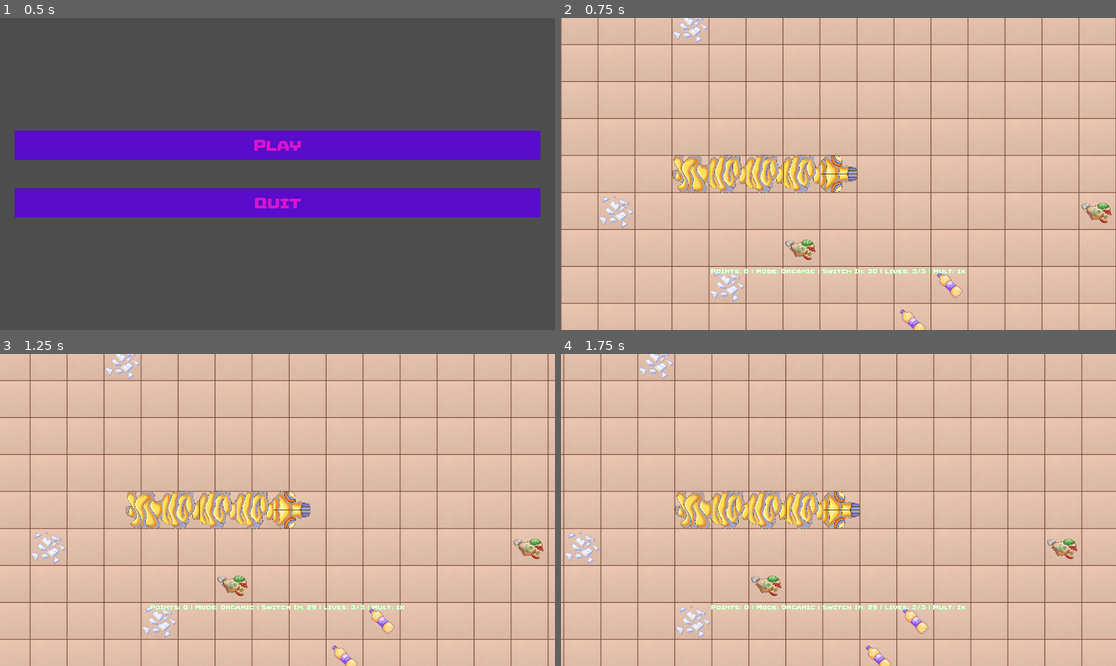
Above: before the commit, frames 1-4 (two rows, left to right).
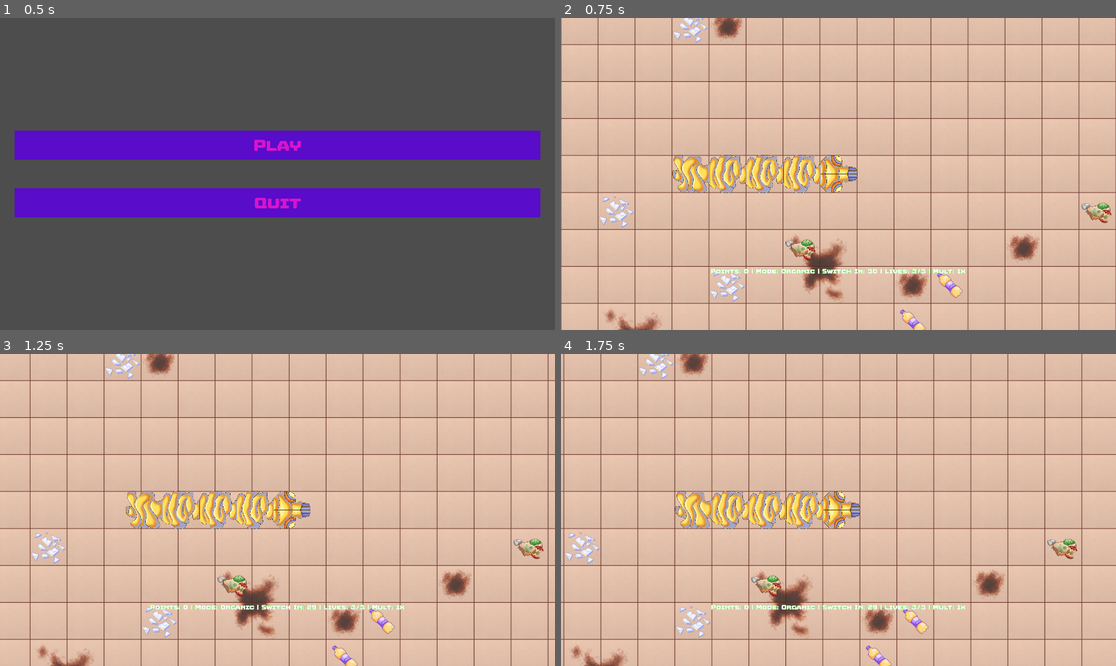
Above: after the commit, the same moments.

Repository: istamarahsan/s3rpent
Game: Godot game, scene res://root.tscn
Two runs of this game, one before a commit and one after it. Both use one fixed random seed, a clock stepped at 60 frames per second and the inputs below.
Inputs:
- Up to frame 1 (0.5 s): no input
- Up to frame 2 (0.75 s): click "Play" at 0.5 s
- Up to frame 3 (1.25 s): no input
- Up to frame 4 (1.75 s): tap Enter (ui_accept) at 1.25, 1.52 s; hold Right (ui_right) from 1.28 s (still down)

Frame 1 is identical in both runs. In frame 2, 2.0% of the frame differs, in the area x 7-87%, y 0-100%; in frame 3, 2.0%, in the area x 6-85%, y 0-100%; in frame 4, 2.0%.

Commit message:
ground scatter

Diff:
--- a/presentation/presentation.tscn
+++ b/presentation/presentation.tscn
@@ -9,6 +9,9 @@
 [ext_resource type="AudioStream" uid="uid://bfw5o0ty5oxyt" path="res://assets/sfx/Damaged.wav" id="7_e6k27"]
 [ext_resource type="PackedScene" uid="uid://irjrthrlapp7" path="res://world/world.tscn" id="7_sxa72"]
 
+[sub_resource type="FastNoiseLite" id="FastNoiseLite_4dgey"]
+frequency = 0.5
+
 [node name="Presentation" type="Node2D"]
 script = ExtResource("1_chn3l")
 tile_size = 128
@@ -16,6 +19,8 @@
 
 [node name="World" parent="." instance=ExtResource("7_sxa72")]
 position = Vector2(64, 64)
+scatter_noise = SubResource("FastNoiseLite_4dgey")
+scatter_frequency = 0.3
 
 [node name="DebugCanvas" type="Node2D" parent="."]
 visible = false
--- /dev/null
+++ b/world/ground_scatter.tres
@@ -0,0 +1,3 @@
+[gd_resource type="NoiseTexture2D" format=3 uid="uid://wyfgd1uumsm5"]
+
+[resource]
--- a/world/world.gd
+++ b/world/world.gd
@@ -1,4 +1,7 @@
 extends Node2D
+
+@export var scatter_noise: Noise
+@export_range(0, 1, 0.01) var scatter_frequency: float
 
 @onready var tilemap: TileMap = $TileMap as TileMap
 @onready var state_hook: StateHook = $StateHook as StateHook
@@ -17,6 +20,26 @@
 	var space = VecExtensions.position_space(from-Vector2i.ONE, to-Vector2i.ONE)
 	tilemap.set_cells_terrain_connect(0, space, 0, 1, false)
 
+	var taken_spots: Dictionary = {}
+	for pos in space:
+		if taken_spots.has(pos):
+			continue
+		var scatter_val = scatter_noise.get_noise_2dv(pos)
+		if scatter_val >= clampf(lerpf(-1, 1, scatter_frequency), -1, 1):
+			continue
+		var single = randi_range(0, 2) != 0
+		if single:
+			var takens = VecExtensions.position_space(pos - Vector2i.ONE, pos + Vector2i.ONE)
+			for taken in takens:
+				taken_spots[taken] = true
+			tilemap.set_cell(0, pos, 2, Vector2i(2, 0))
+		elif pos.x < to.x-1 and pos.y < to.y-1:
+			var takens = VecExtensions.position_space(pos - Vector2i.ONE, pos + Vector2i.ONE)
+			for taken in takens:
+				taken_spots[taken] = true
+			tilemap.set_pattern(0, pos, tilemap.tile_set.get_pattern(1))
+
+
 func _set_cell_food(cell_position: Vector2i, polarity: CybersnakeGame.Polarity):
 	var source_id: int = 1
 	var atlas_coordinate: Vector2i
--- a/world/world.tscn
+++ b/world/world.tscn
@@ -1,11 +1,16 @@
-[gd_scene load_steps=4 format=3 uid="uid://irjrthrlapp7"]
+[gd_scene load_steps=5 format=3 uid="uid://irjrthrlapp7"]
 
 [ext_resource type="Script" path="res://hooks/state_hook.gd" id="1_k50ys"]
 [ext_resource type="Script" path="res://world/world.gd" id="1_pvxfe"]
 [ext_resource type="TileSet" uid="uid://ch2emyu4h73qt" path="res://world/world_tileset.tres" id="3_anjuj"]
 
+[sub_resource type="FastNoiseLite" id="FastNoiseLite_eapv2"]
+frequency = 0.5
+
 [node name="World" type="Node2D"]
 script = ExtResource("1_pvxfe")
+scatter_noise = SubResource("FastNoiseLite_eapv2")
+scatter_frequency = 0.35
 
 [node name="StateHook" type="Node" parent="."]
 script = ExtResource("1_k50ys")
Not shown: 1 places in presentation/presentation.tscn that only renumber resources
